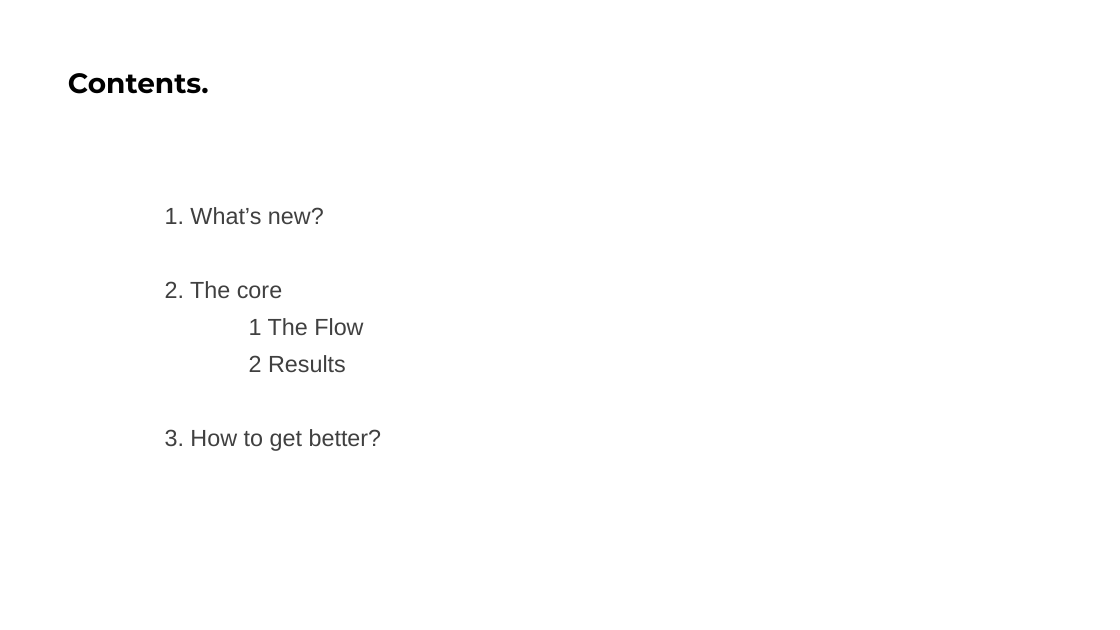
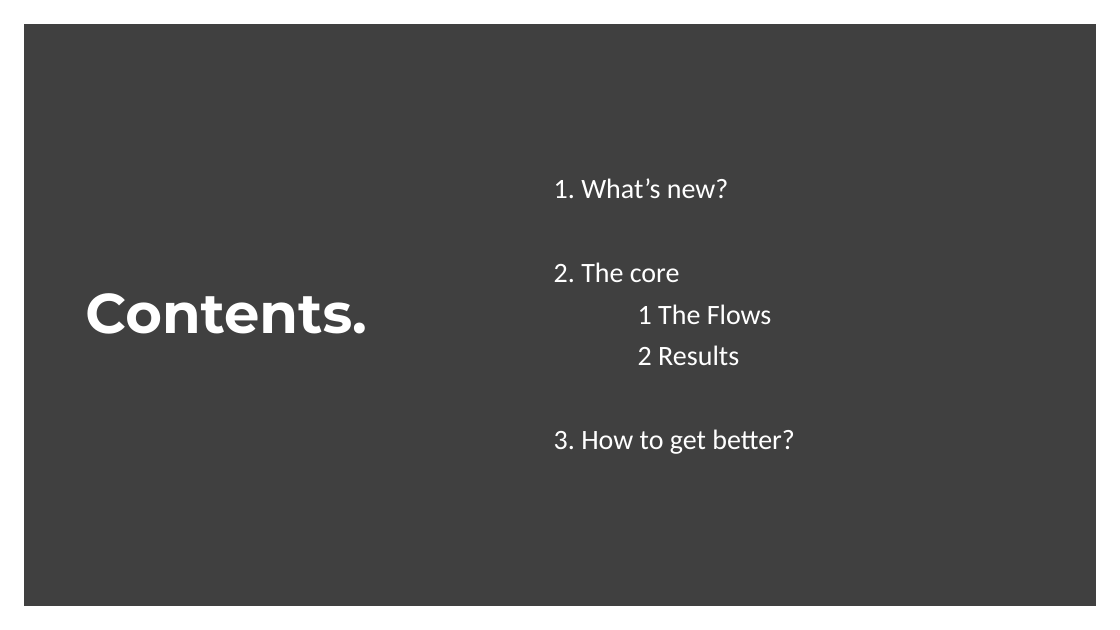
Before and after one commit to maisonhai3/Portfolio, a slide deck: slide 2 of 2_Boston_marathon/Boston_presentation.pptx. Drawn at 1120x630 pixels with LibreOffice and Linux fonts; fonts in the diff are those of the drawing. Boxes give left, top, right and bottom in pixels: in the first picture for what was removed or moved away, otherwise in the second. Text is boxed around its words. In the diff, an @@ line names an element or a change of style, - is before the commit and + after.

```diff
--- a/2_Boston_marathon/Boston_presentation.pptx
+++ b/2_Boston_marathon/Boston_presentation.pptx
@@ rectangle added at bbox=[29, 29, 1091, 601], fill #404040, outline #404040 10 pt @@
@@ title "Contents.": place and size @@
-title "Contents." at bbox=[68, 73, 209, 94]
+title "Contents." at bbox=[85, 293, 367, 334]
@@ title "Contents." at bbox=[85, 293, 367, 334]: size 24 to 48 pt, text colour #000000 to #FFFFFF @@
@@ text "1. What’s new?": place and size @@
-text "1. What’s new?" at bbox=[165, 207, 382, 451]
+text "1. What’s new?" at bbox=[554, 178, 795, 454]
@@ text "1. What’s new?" at bbox=[554, 178, 795, 454]: vertical alignment top to middle @@
@@ text at bbox=[554, 178, 795, 454]: size 20 to 24 pt, font Arial to Calibri, text colour #404040 to #FFFFFF in "1. What’s new?", "2. The core", "2 Results", "3. How to get better?" @@
@@ text at bbox=[638, 304, 772, 324]: text changed; size 20 to 24 pt; font Arial to Calibri; text colour #404040 to #FFFFFF @@
-1 The Flow
+1 The Flows
```
Also in this commit, not shown: 3 other slides changed, 3 slides added, 4 other files.
